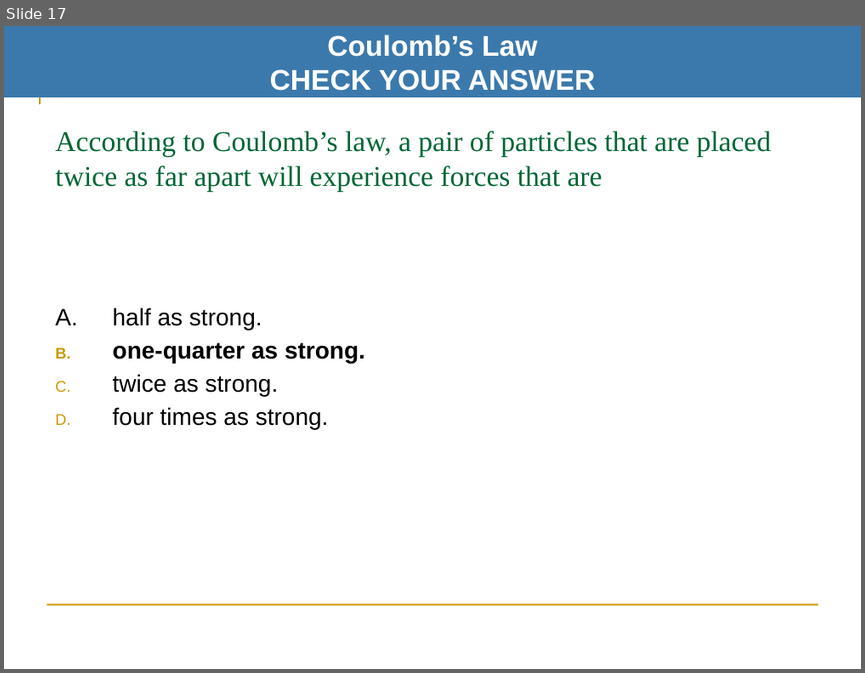
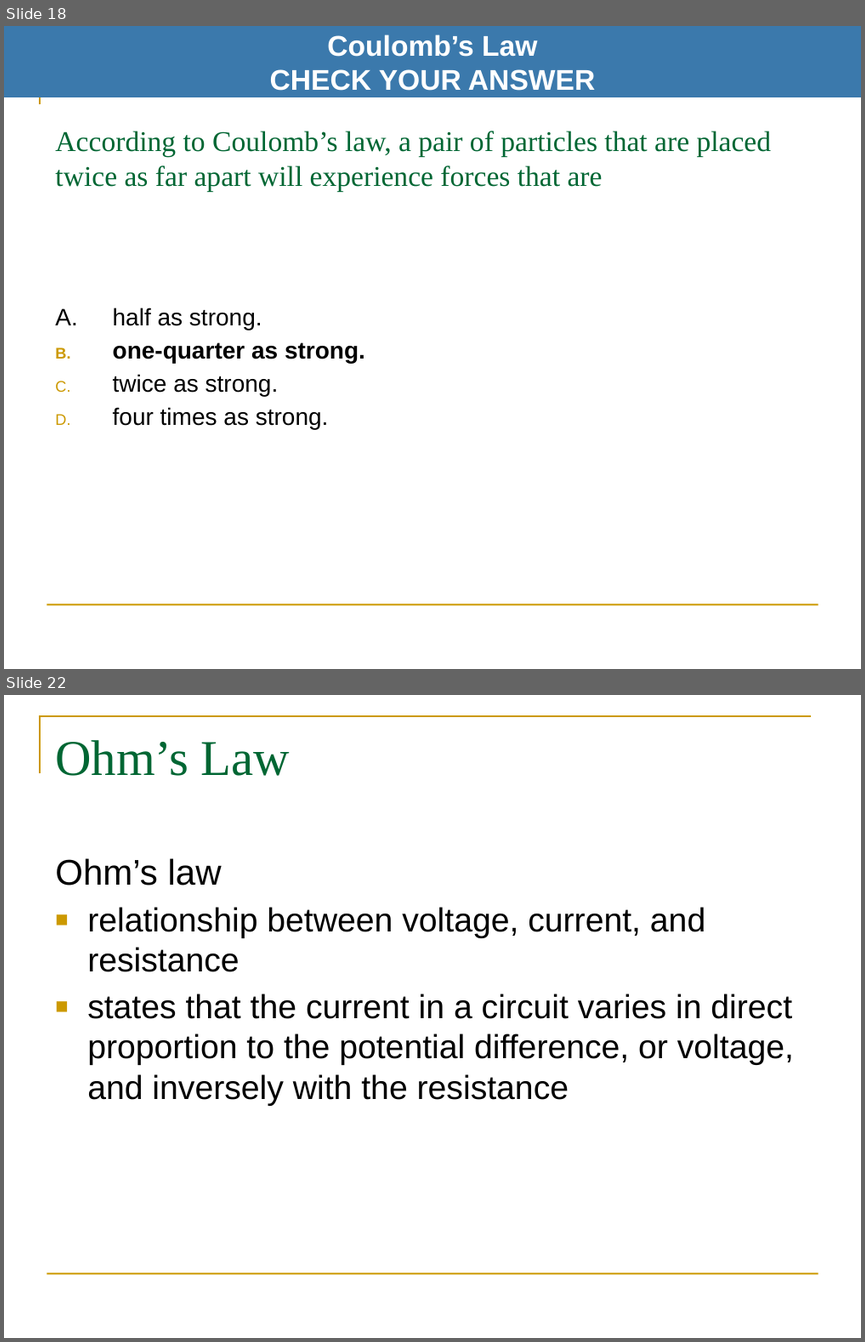
Before and after one commit to pcomitz/physics, a slide deck: mod4_wk6/phy_wk6_mod4_part1.pptx. Shown one above the other, each under a label of ours: slide 17 before the commit, slides 18 and 22 after it; the slides between them are not shown. The pictures are 865x673 and 865x1342 pixels, drawn with LibreOffice and Linux fonts; fonts in the diff are those of the drawing. Boxes give left, top, right and bottom in pixels: in the first picture for what was removed or moved away, otherwise in the second. Text is boxed around its words. In the diff, an @@ line names an element or a change of style, - is before the commit and + after.

```diff
--- a/mod4_wk6/phy_wk6_mod4_part1.pptx
+++ b/mod4_wk6/phy_wk6_mod4_part1.pptx
@@ slide 22 added at [4,695,861,1338], background #FFFFFF; not listed: 2 template elements that a slide beside it also shows @@
@@ title added at [55,740,290,776], 42 pt, text #006633 @@
+Ohm’s Law
@@ text added at [55,858,794,1106], 28 pt, text #000000 @@
+Ohm’s law
+■ relationship between voltage, current, and resistance
+■ states that the current in a circuit varies in direct proportion to the potential difference, or voltage, and inversely with the resistance
@@ what was slide 17 is now slide 18 @@
```
Also in this commit, not shown: 11 slides changed, 5 other slides added, 3 slides removed.
